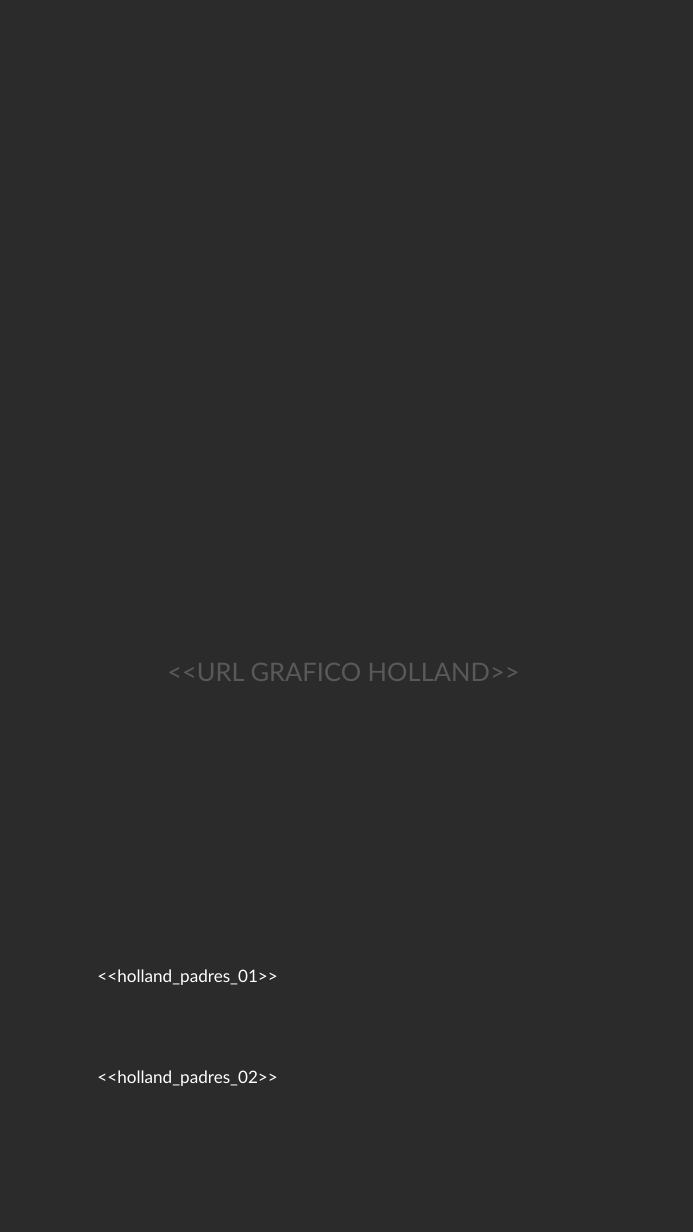
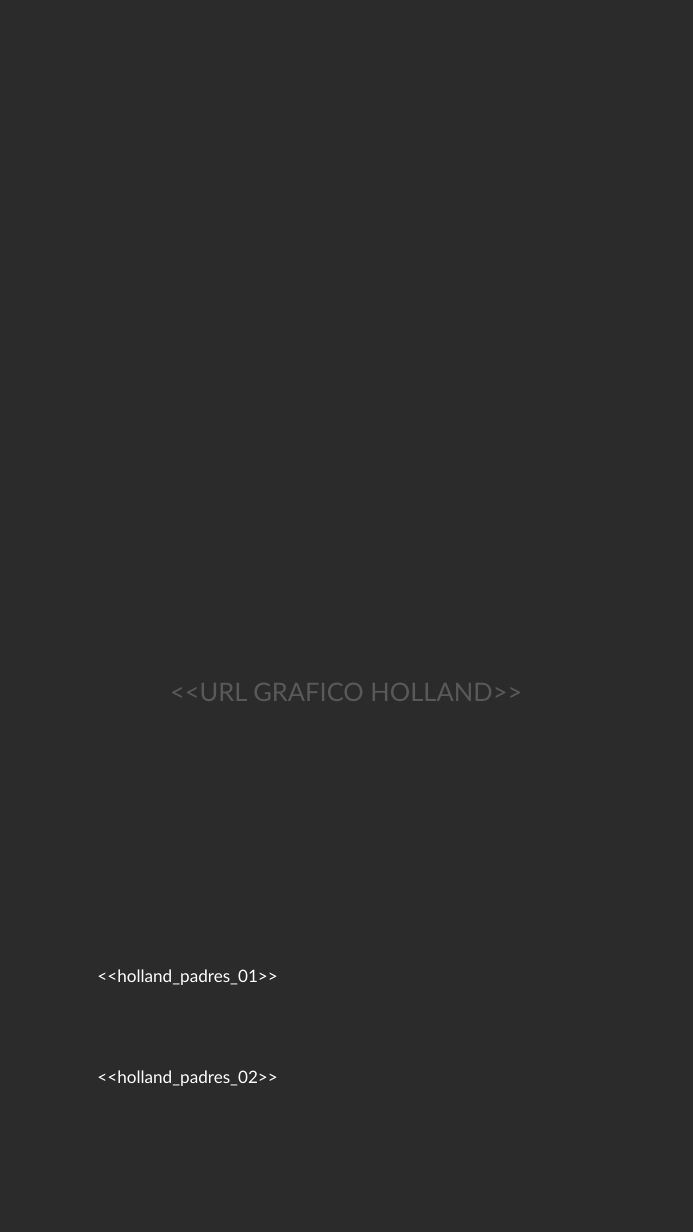
Before and after one commit to gero-educacion/reportgen, a slide deck: slide 3 of assets/template_utp_padres.pptx. Drawn at 693x1232 pixels with LibreOffice and Linux fonts; fonts in the diff are those of the drawing; background and template pictures are left out; a plain dark background stands for a picture behind light text. Boxes give left, top, right and bottom in pixels: in the first picture for what was removed or moved away, otherwise in the second. Text is boxed around its words. In the diff, an @@ line names an element or a change of style, - is before the commit and + after.

```diff
--- a/assets/template_utp_padres.pptx
+++ b/assets/template_utp_padres.pptx
@@ text "<<URL GRAFICO HOLLAND>>": place and size @@
-text "<<URL GRAFICO HOLLAND>>" at (167,663,520,681)
+text "<<URL GRAFICO HOLLAND>>" at (170,683,522,701)
```
Also in this commit, not shown: 1 other file.
